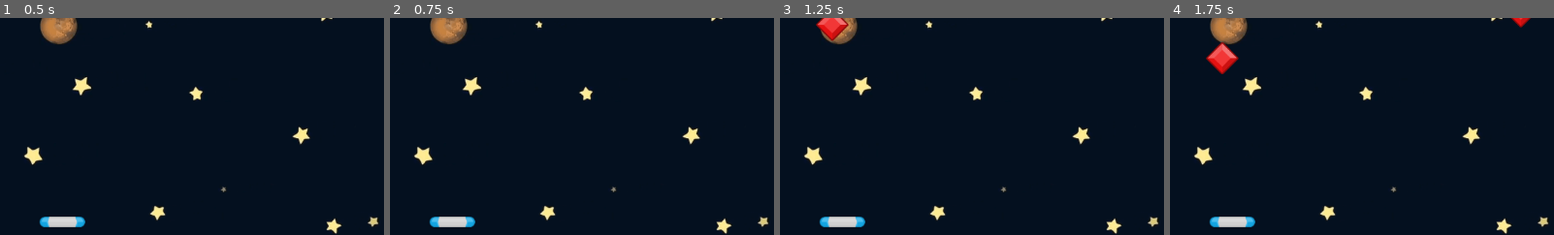
Above: before the commit, frames 1-4 (left to right).
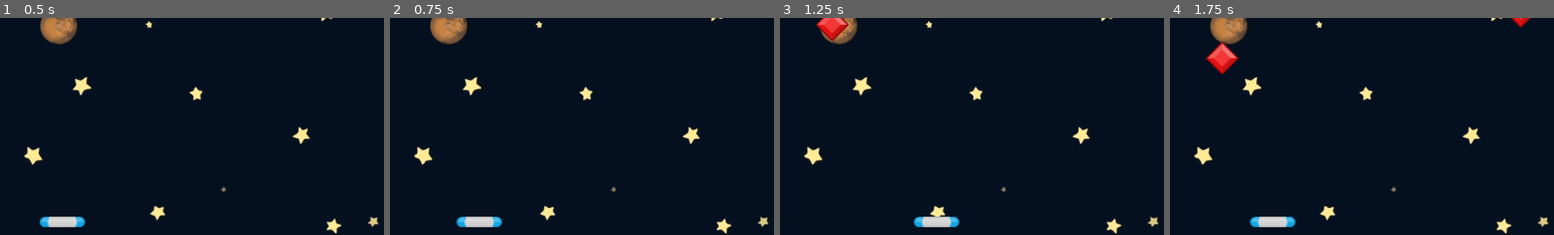
Above: after the commit, the same moments.

Repository: Peter-Pander/GemCatcher
Game: Godot game, scene res://Scenes/Game.tscn
The game is run twice, just before and just after one commit, with the same random seed, the same clock (stepped at 60 frames per second) and the same inputs.
Inputs:
- Up to frame 1 (0.5 s): no input
- Up to frame 2 (0.75 s): hold D (move_right, bound only after the commit) from 0.53 s (still down)
- Up to frame 3 (1.25 s): keep holding D (move_right, bound only after the commit)
- Up to frame 4 (1.75 s): release D (move_right, bound only after the commit) at 1.28 s; hold A (move_left, bound only after the commit) from 1.28 s (still down)
The pictures show only the part of the screen within x 41-91%, y 48-98%; the shares and areas given below are measured in that part.

Frame 1 is identical in both runs. In frame 2, 0.9% of the frame differs, in the area x 10-30%, y 91-97%; in frame 3, 1.1%, in the area x 10-47%, y 91-97%; in frame 4, 1.1%.

Commit message:
Add Paddle script
- to let the User move paddle left and right

Diff:
--- /dev/null
+++ b/Scenes/Paddle/Paddle.gd
@@ -0,0 +1,16 @@
+extends Area2D
+
+
+const SPEED: float = 200.0
+
+# Called when the node enters the scene tree for the first time.
+func _ready() -> void:
+	pass # Replace with function body.
+
+
+# Called every frame. 'delta' is the elapsed time since the previous frame.
+func _process(delta: float) -> void:
+	if Input.is_action_pressed("move_left") == true:
+		position.x -= SPEED * delta
+	if Input.is_action_pressed("move_right") == true:
+		position.x += SPEED * delta
--- a/Scenes/Paddle/Paddle.tscn
+++ b/Scenes/Paddle/Paddle.tscn
@@ -1,12 +1,14 @@
-[gd_scene load_steps=3 format=3 uid="uid://blr3uxlojgik0"]
+[gd_scene load_steps=4 format=3 uid="uid://blr3uxlojgik0"]
 
 [ext_resource type="Texture2D" uid="uid://ddpqb0ax15bnk" path="res://assets/paddleBlu.png" id="1_p4bap"]
+[ext_resource type="Script" uid="uid://bahex3hyrfa4s" path="res://Scenes/Paddle/Paddle.gd" id="1_wuola"]
 
 [sub_resource type="CapsuleShape2D" id="CapsuleShape2D_wuola"]
 radius = 12.0
 height = 104.0
 
 [node name="Paddle" type="Area2D"]
+script = ExtResource("1_wuola")
 
 [node name="Sprite2D" type="Sprite2D" parent="."]
 texture = ExtResource("1_p4bap")
--- a/project.godot
+++ b/project.godot
@@ -20,6 +20,19 @@
 naming/scene_name_casing=1
 naming/script_name_casing=1
 
+[input]
+
+move_left={
+"deadzone": 0.2,
+"events": [Object(InputEventKey,"resource_local_to_scene":false,"resource_name":"","device":-1,"window_id":0,"alt_pressed":false,"shift_pressed":false,"ctrl_pressed":false,"meta_pressed":false,"pressed":false,"keycode":0,"physical_keycode":65,"key_label":0,"unicode":97,"location":0,"echo":false,"script":null)
+]
+}
+move_right={
+"deadzone": 0.2,
+"events": [Object(InputEventKey,"resource_local_to_scene":false,"resource_name":"","device":-1,"window_id":0,"alt_pressed":false,"shift_pressed":false,"ctrl_pressed":false,"meta_pressed":false,"pressed":false,"keycode":0,"physical_keycode":68,"key_label":0,"unicode":100,"location":0,"echo":false,"script":null)
+]
+}
+
 [rendering]
 
 renderer/rendering_method="mobile"
Not shown, added: Scenes/Paddle/Paddle.gd.uid
